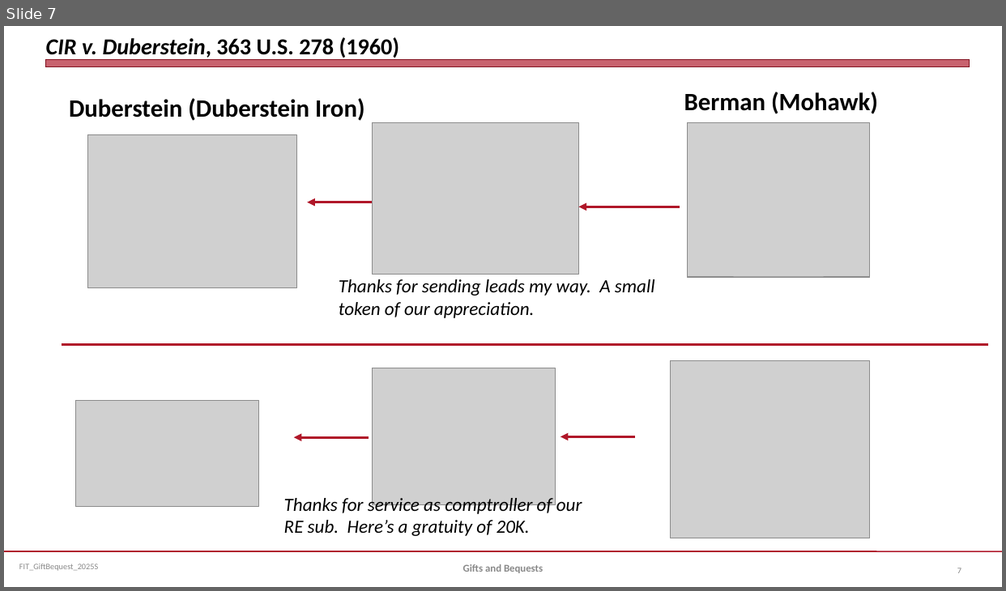
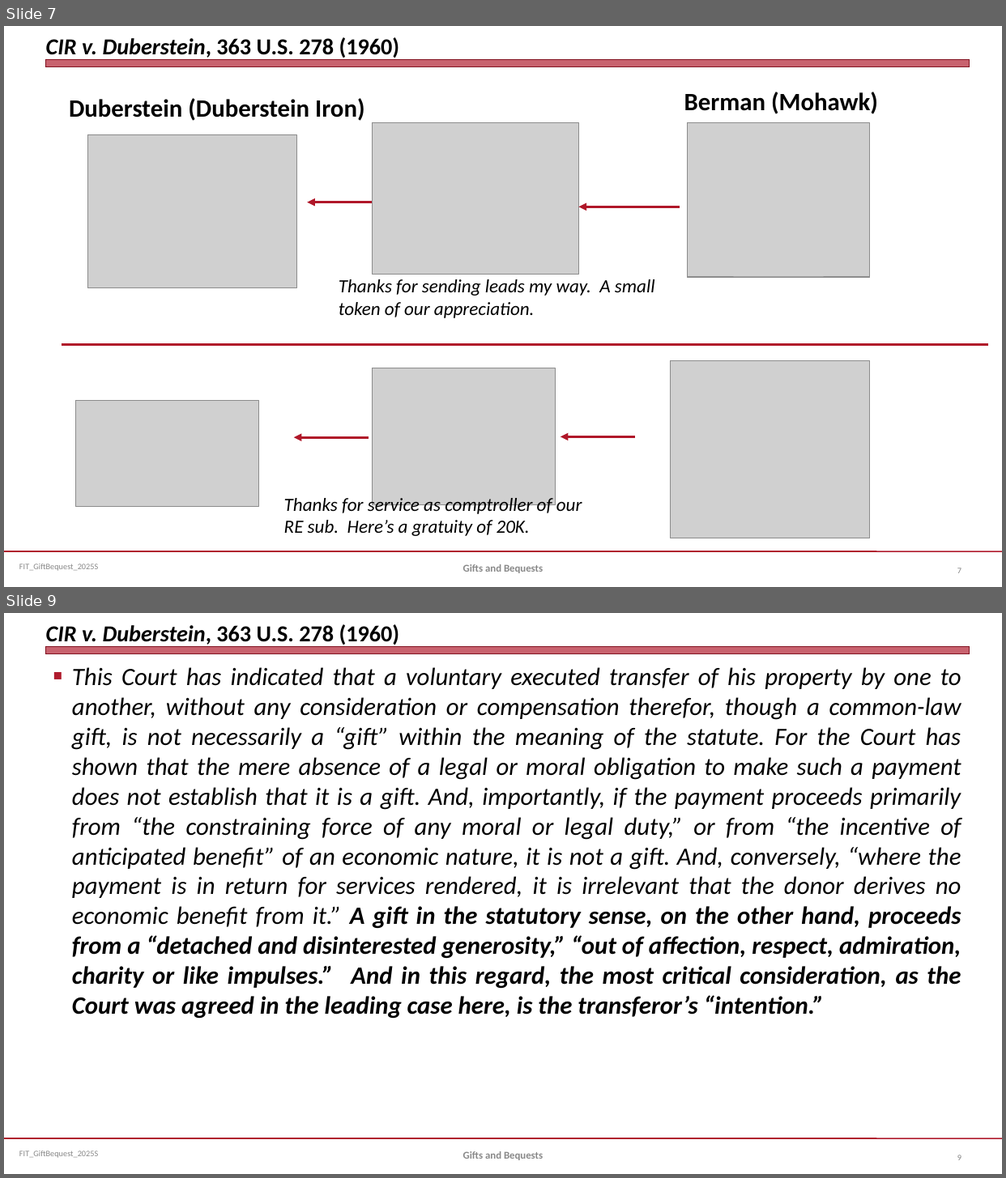
Before and after one commit to jmc877/Fed-Income-Tax, a slide deck: slides/FIT_GiftBequest_2025S.pptx. Shown one above the other, each under a label of ours: slide 7 before the commit, slides 7 and 9 after it; the slides between them are not shown. The pictures are 1006x591 and 1006x1178 pixels, drawn with LibreOffice and Linux fonts; fonts in the diff are those of the drawing; grey boxes stand for pictures. Boxes give left, top, right and bottom in pixels: in the first picture for what was removed or moved away, otherwise in the second. Text is boxed around its words. In the diff, an @@ line names an element or a change of style, - is before the commit and + after.

```diff
--- a/slides/FIT_GiftBequest_2025S.pptx
+++ b/slides/FIT_GiftBequest_2025S.pptx
@@ slide 9 added at <box>4,613,1002,1174</box>, background #FFFFFF; not listed: 3 template elements that a slide beside it also shows @@
@@ title added at <box>46,624,400,647</box>, 22 pt, text #000000, bold @@
+CIR v. Duberstein, 363 U.S. 278 (1960)
@@ text added at <box>72,667,961,1019</box>, 24 pt, text #000000, italic @@
+■ This Court has indicated that a voluntary executed transfer of his property by one to another, without any consideration or compensation therefor, though a common-law gift, is not necessarily a “gift” within the meaning of the statute. For the Court has shown that the mere absence of a legal or moral obligation to make such a payment does not establish that it is a gift. And, importantly, if the payment proceeds primarily from “the constraining force of any moral or legal duty,” or from “the incentive of anticipated benefit” of an economic nature, it is not a gift. And, conversely, “where the payment is in return for services rendered, it is irrelevant that the donor derives no economic benefit from it.” A gift in the statutory sense, on the other hand, proceeds from a “detached and disinterested generosity,” “out of affection, respect, admiration, charity or like impulses.” And in this regard, the most critical consideration, as the Court was agreed in the leading case here, is the transferor’s “intention.”
@@ text added at <box>463,1152,543,1161</box>, 10 pt, text #898989, bold @@
+Gifts and Bequests
@@ page number added at <box>957,1155,961,1161</box>, 8 pt, text #808080 @@
+9
```
Also in this commit, not shown: 3 slides changed, 2 other slides added.
